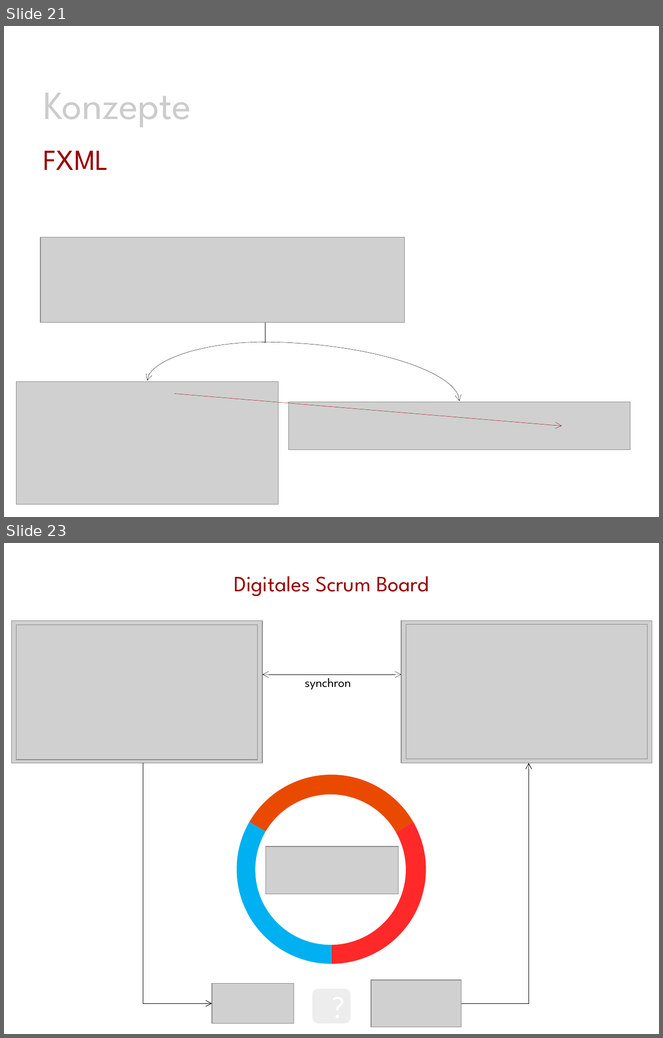
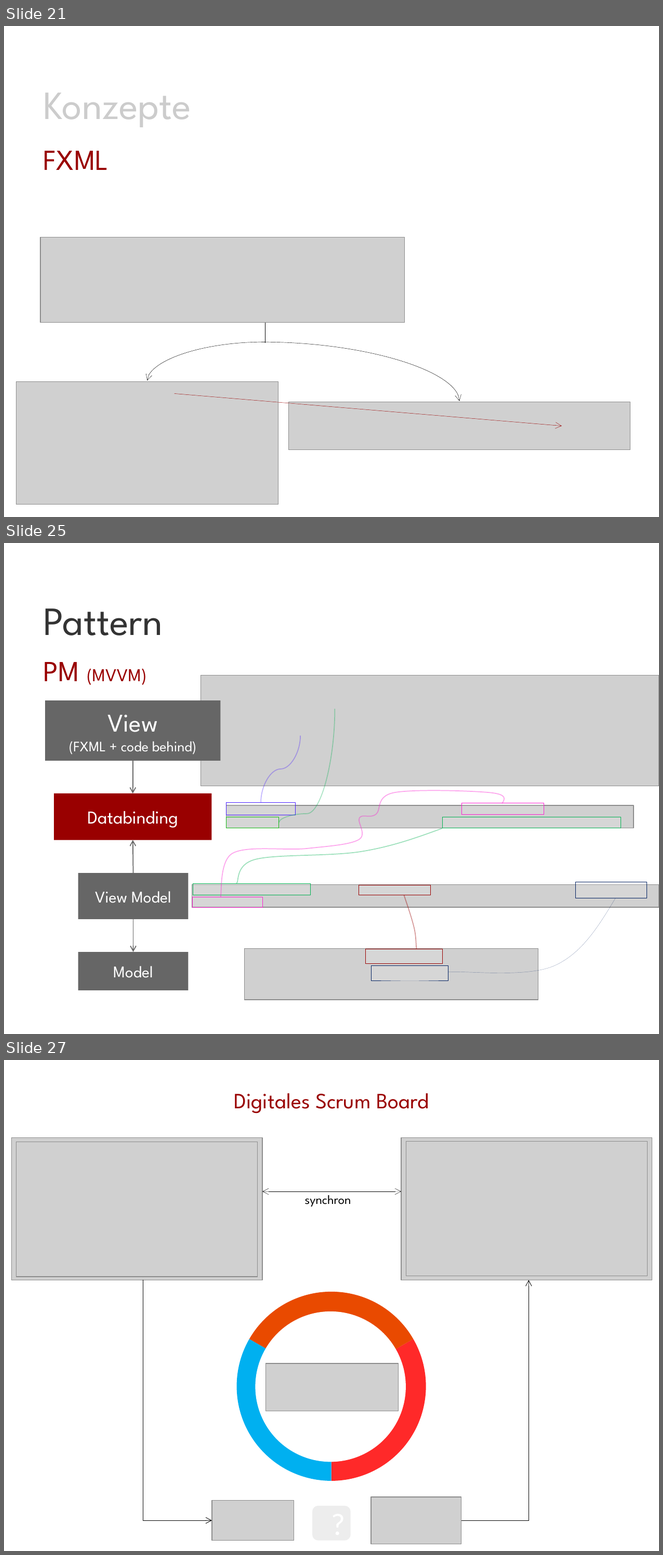
Before and after one commit to Morkunas/jfxusergroup, a slide deck: JavaFX-UserGroup.pptx. Shown one above the other, each under a label of ours: slides 21 and 23 before the commit, slides 21, 25 and 27 after it; the slides between them are not shown. The pictures are 663x1038 and 663x1555 pixels, drawn with LibreOffice and Linux fonts; fonts in the diff are those of the drawing; grey boxes stand for pictures; background and template pictures are left out. Boxes give left, top, right and bottom in pixels: in the first picture for what was removed or moved away, otherwise in the second. Text is boxed around its words. In the diff, an @@ line names an element or a change of style, - is before the commit and + after.

```diff
--- a/JavaFX-UserGroup.pptx
+++ b/JavaFX-UserGroup.pptx
@@ slide 25 added at <box>4,543,659,1034</box>, background #FFFFFF @@
@@ text added at <box>44,609,163,636</box>, 44 pt, text #333333 @@
+Pattern
@@ text added at <box>44,662,147,685</box>, 20 pt, text #990000 @@
+PM (MVVM)
@@ picture added at <box>201,676,659,786</box> @@
@@ group added at <box>226,709,335,828</box>: 2 rectangles, 2 curved lines @@
@@ group added at <box>193,791,621,908</box>: 4 rectangles, 2 freeform shapes @@
@@ picture added at <box>226,806,634,828</box> @@
@@ picture added at <box>192,885,659,908</box> @@
@@ group added at <box>359,883,647,981</box>: 4 rectangles, 2 freeform shapes @@
@@ group added at <box>45,701,221,991</box>: 4 rectangles, 3 arrows @@
+View
+(FXML + code behind)
+Databinding
+View Model
+Model
@@ picture added at <box>244,949,539,1000</box> @@
@@ what was slide 23 is now slide 27 @@
```
Also in this commit, not shown: 2 slides changed, 5 other slides added, 2 slides removed.
